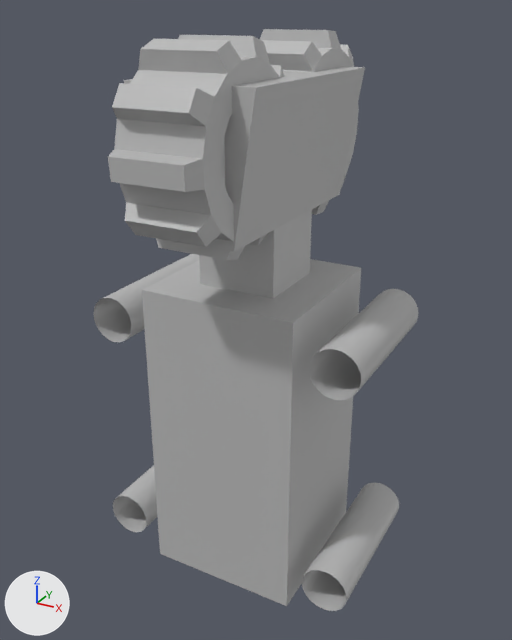
The FBX model 2x2_M.fbx: old version first, new version second.
The view is the same before and after, from a camera (50 mm lens) standing at (0.0399, -0.0726, 0.0506) and looking at (0.0, 0.0, 0.0143). Arrows for +X, +Y and +Z are at lower left; the lights stay in place. Where no turn or scale is listed for an object, it has been applied to the vertices.
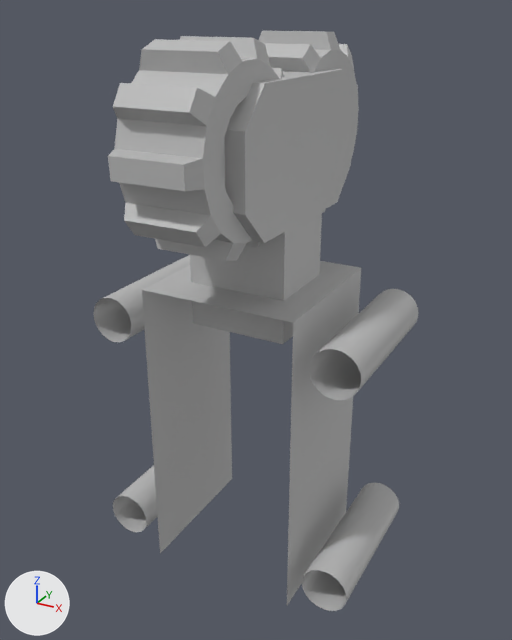
Boxes [x1, y1, x2, y2] around the edits, measured in the pictures (512 x 640 px; the box of a moved part takes in the faces that stretch with it):
'pCube1', reshaped: before [142, 259, 361, 606]; after [142, 261, 361, 605]
'pCube2', reshaped, rescaled: before [124, 67, 365, 299]; after [190, 69, 354, 344]
'pCylinder21', moved, turned: before [108, 35, 284, 260]; after [108, 36, 284, 261]
'pCylinder22', moved, turned: before [260, 29, 359, 215]; after [259, 31, 359, 213]
part 1 of me_mesh_007, moved or reshaped: before [124, 67, 365, 252]; after [224, 69, 354, 243]
part 2 of me_mesh, deleted: before [142, 290, 293, 606]

Patch to the scene script:
```diff
--- a/2x2_M.fbx.py
+++ b/2x2_M.fbx.py
@@ me_mesh @@
 me_mesh.from_pydata(...)  # 8 vertices, 5 faces; spans x -0.01..0.01, y -0.01..0.01, z -0.02..0.02
 # used by ob_pcube1; location = (0.0, 0.0, 0.0)
 # verts and faces of me_mesh; kept vertices keep their numbers, new ones are numbered from 8
 # before: 0 (-0.01, -0.01, -0.02) at pixel (160, 553), 1 (0.01, -0.01, -0.02) at pixel (286, 606), 2 (-0.01, -0.01, 0.02) at pixel (141, 289), 3 (0.01, -0.01, 0.02) at pixel (293, 322), 4 (-0.01, 0.01, 0.02)
 # before: 5 (0.01, 0.01, 0.02) at pixel (361, 267), 6 (-0.01, 0.01, -0.02), 7 (0.01, 0.01, -0.02)
+# me_mesh part 2
+delete_faces([(0, 1, 3, 2), (4, 5, 7, 6)])
 me_mesh.materials.append(mat_lambert1)
@@ me_mesh_007 @@
 # used by ob_pcube2; location = (0.0, 0.0, 0.0195); rotation_euler = (1.571, 0.0, 0.0), in degrees (90, 0, 0); scale = (0.01, 0.01, 0.01)
-me_mesh_007.from_pydata(...)  # 20 vertices, 18 faces; spans x -0.75..0.75, y -0.5..2.46, z -1.37..1.37
+me_mesh_007.from_pydata(...)  # 28 vertices, 21 faces; spans x -0.5..0.5, y -0.5..2.46, z -1.37..1.37
+# me_mesh_007 part 1
+# 4 vertices are removed from x -0.75..0.75, y 2.46, z -1.37..1.37
+# 9 faces are deleted
+# 8 vertices move from x -0.75..0.75, y 0.87..2.46, z -1.37..1.37 to x -0.5..0.5, y 0.87..2.46, z -0.98..0.98
+# 6 vertices are added at (-0.5, 1.27, 1.37), (-0.5, 2.06, 1.37), (-0.5, 2.46, 0.98), (-0.5, 1.27, -1.37), (-0.5, 2.06, -1.37), (-0.5, 2.46, -0.98)
+# 6 new vertices lie (1.0, 0.0, 0.0) away from vertices in x -0.5, y 1.27..2.46, z -1.37..1.37
+# 12 new faces join them
 me_mesh_007.materials.append(mat_lambert1)
@@ ob_pcylinder21 @@
 ob_pcylinder21 = bpy.data.objects.new('pCylinder21', me_mesh_005)
-ob_pcylinder21.location = (0.0, -0.01, 0.0374)
-ob_pcylinder21.rotation_euler = (0.0, -1.78, 1.571)  # degrees (0, -102, 90)
+ob_pcylinder21.location = (0.0, -0.01, 0.0373)
+ob_pcylinder21.rotation_euler = (0.0, -1.763, 1.571)  # degrees (0, -101, 90)
 ob_pcylinder21.scale = (0.01, 0.005, 0.01)
@@ ob_pcylinder22 @@
 ob_pcylinder22 = bpy.data.objects.new('pCylinder22', me_mesh_006)
-ob_pcylinder22.location = (0.0, 0.01, 0.0374)
-ob_pcylinder22.rotation_euler = (0.0, 1.658, -1.571)  # degrees (0, 95, -90)
+ob_pcylinder22.location = (0.0, 0.01, 0.0373)
+ob_pcylinder22.rotation_euler = (0.0, -1.379, 1.571)  # degrees (0, -79, 90)
 ob_pcylinder22.scale = (0.01, 0.005, 0.01)
@@ ob_pcube2 @@
 ob_pcube2.rotation_euler = (1.571, 0.0, 0.0)  # degrees (90, 0, 0)
-ob_pcube2.scale = (0.01, 0.01, 0.01)
+ob_pcube2.scale = (0.0127, 0.01, 0.01)
```
